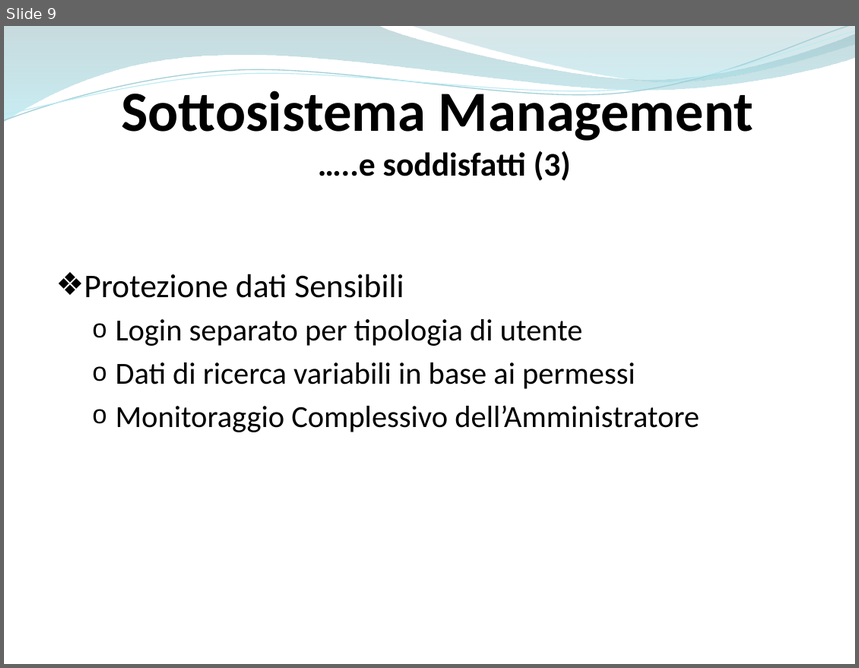
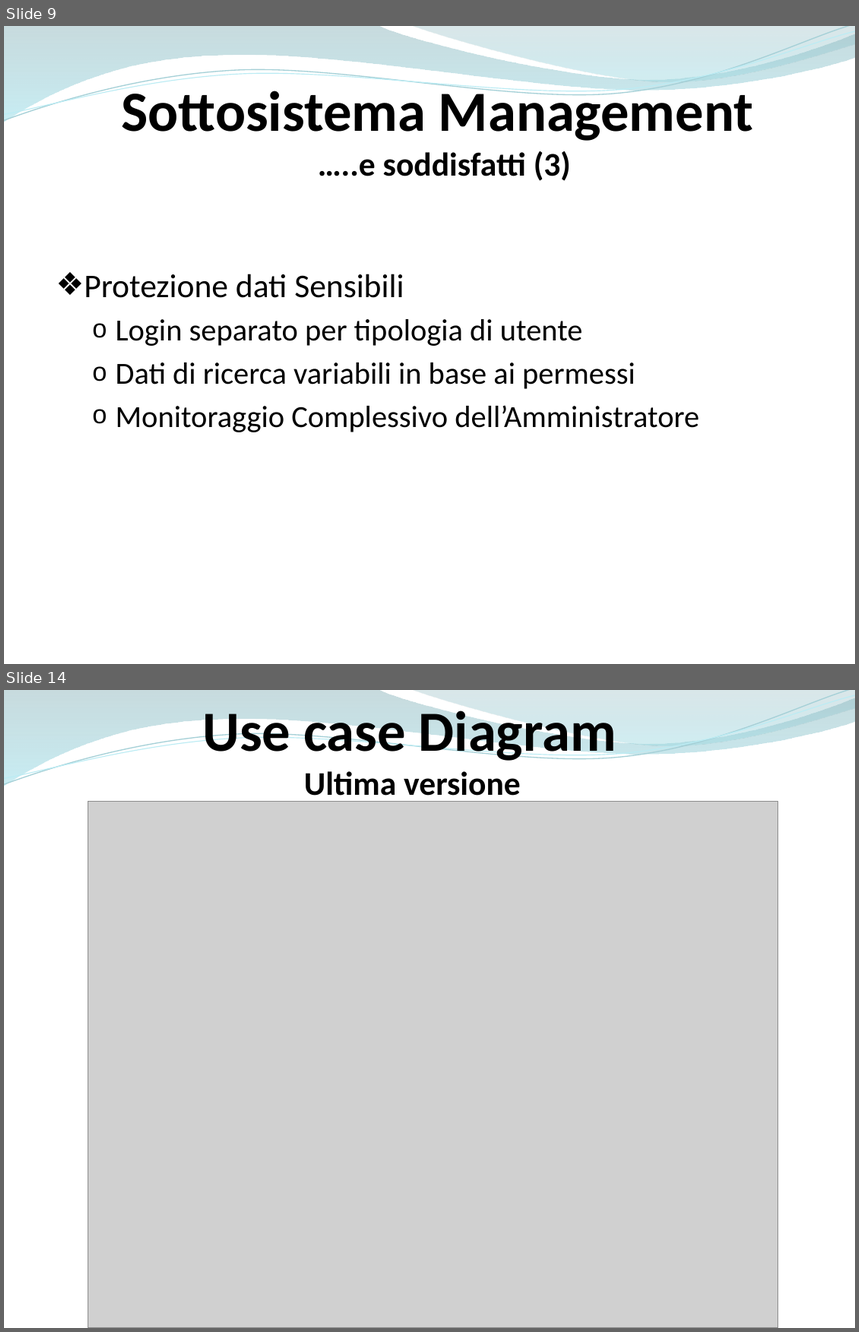
Before and after one commit to ammirate/at-silo, a slide deck: Presentazione/Atsilo1/Di Palma/[Bozza]Introduzione.pptx. Shown one above the other, each under a label of ours: slide 9 before the commit, slides 9 and 14 after it; the slides between them are not shown. The pictures are 859x668 and 859x1332 pixels, drawn with LibreOffice and Linux fonts; fonts in the diff are those of the drawing; grey boxes stand for pictures. Boxes give left, top, right and bottom in pixels: in the first picture for what was removed or moved away, otherwise in the second. Text is boxed around its words. In the diff, an @@ line names an element or a change of style, - is before the commit and + after.

```diff
--- a/Presentazione/Atsilo1/Di Palma/[Bozza]Introduzione.pptx
+++ b/Presentazione/Atsilo1/Di Palma/[Bozza]Introduzione.pptx
@@ slide 14 added at bbox=[4, 690, 855, 1328], background #FFFFFF; not listed: 4 template elements that a slide beside it also shows @@
@@ text added at bbox=[202, 704, 617, 803], 48 pt, text #000000, bold @@
+Use case Diagram
+Ultima versione
@@ picture added at bbox=[88, 802, 778, 1328] @@
```
Also in this commit, not shown: 1 slide changed, 5 other slides added.
